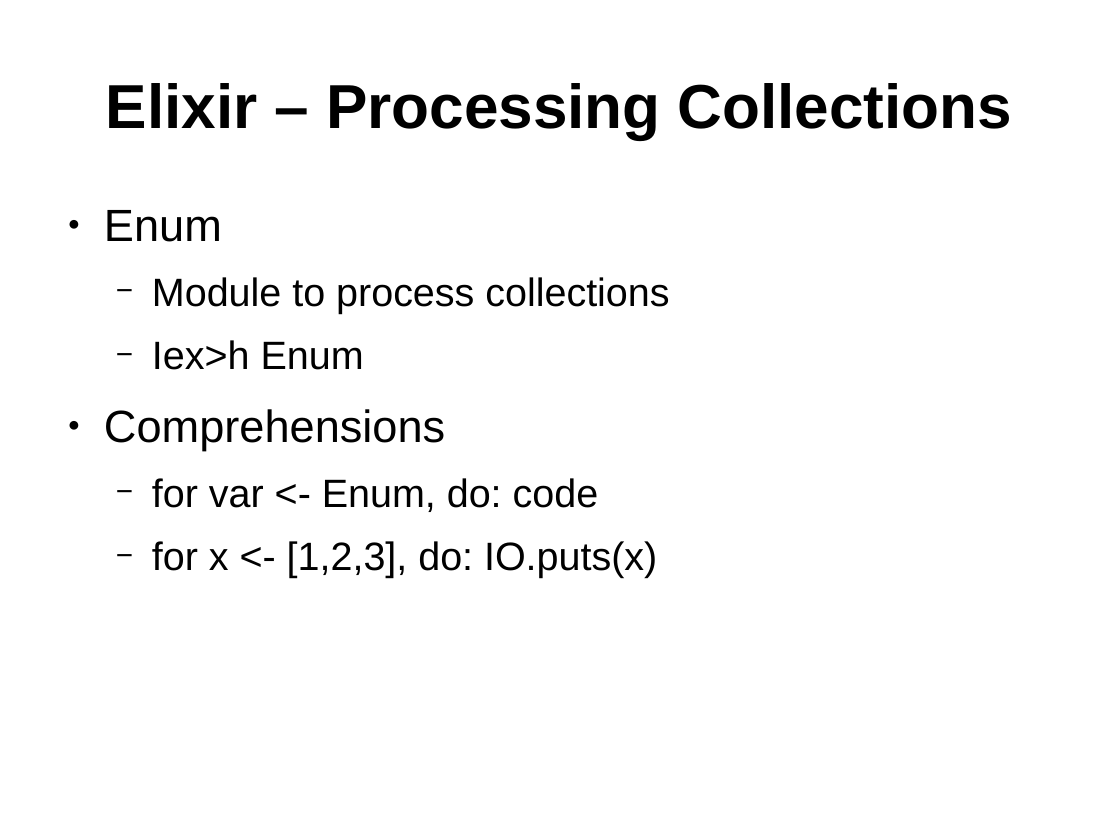
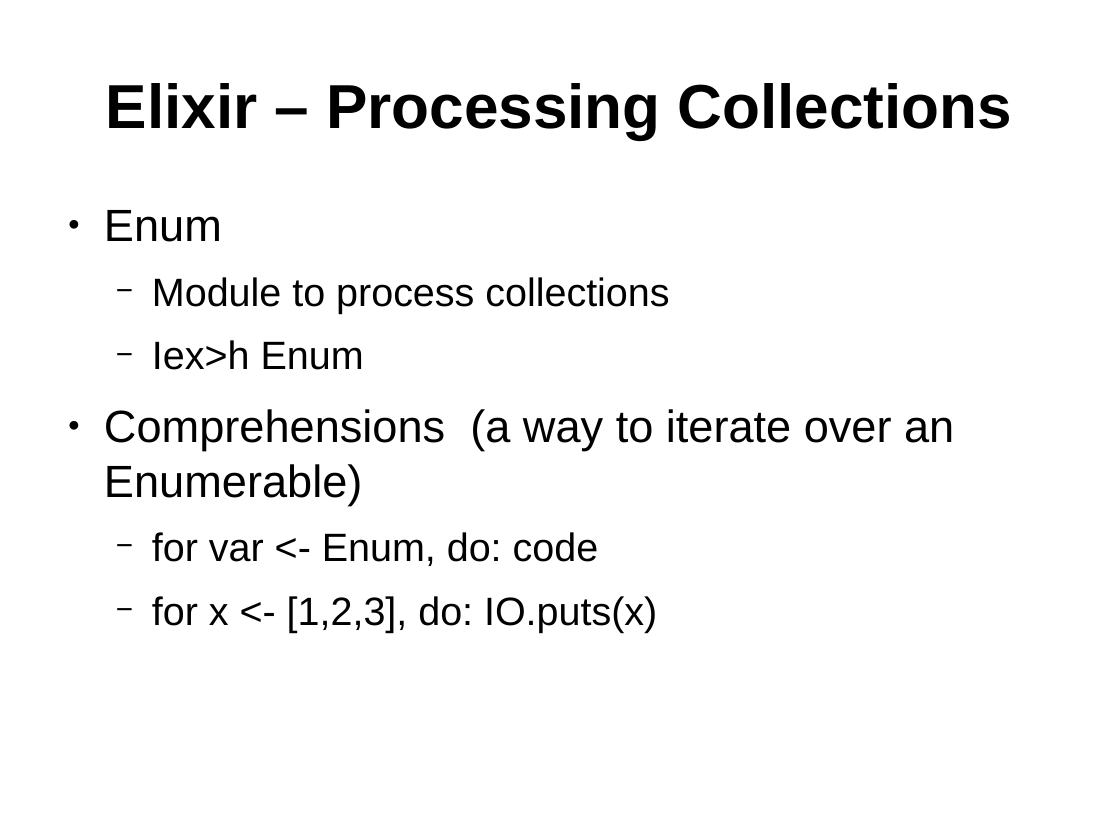
Before and after one commit to ramortegui/talks, a slide deck: slide 17 of elixir-basics.odp. Drawn at 1120x840 pixels with LibreOffice and Linux fonts; fonts in the diff are those of the drawing. Boxes give left, top, right and bottom in pixels: in the first picture for what was removed or moved away, otherwise in the second. Text is boxed around its words. In the diff, an @@ line names an element or a change of style, - is before the commit and + after.

```diff
--- a/elixir-basics.odp
+++ b/elixir-basics.odp
@@ text at [104, 409, 954, 505]: text changed @@
-● Comprehensions
+● Comprehensions (a way to iterate over an Enumerable)
```
Also in this commit, not shown: 7 other slides changed.
